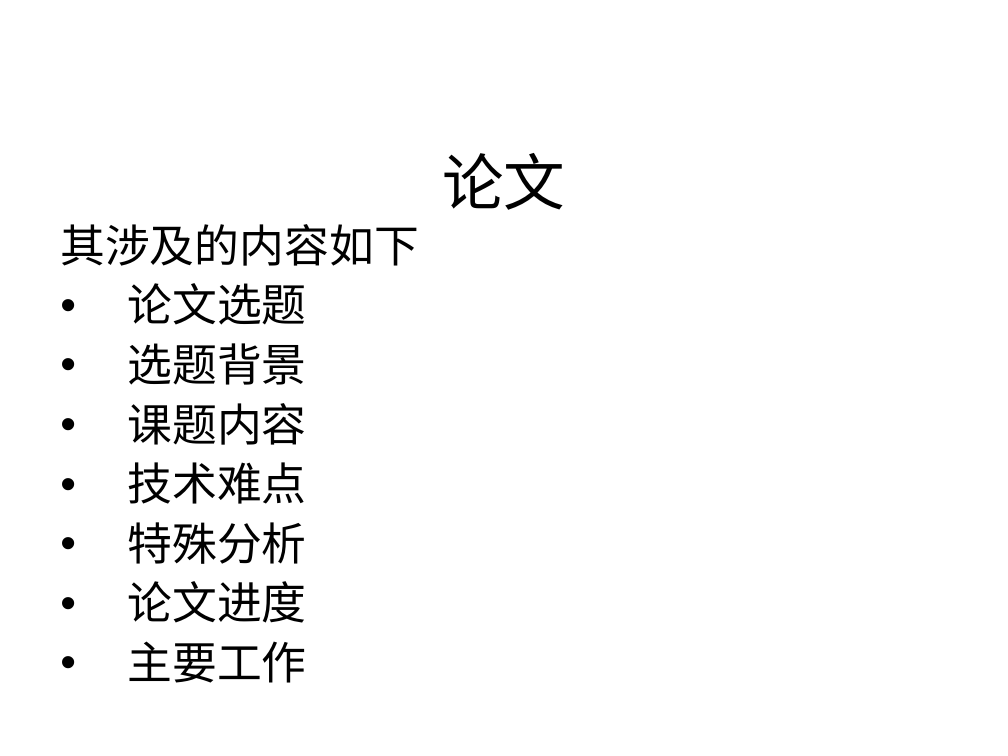
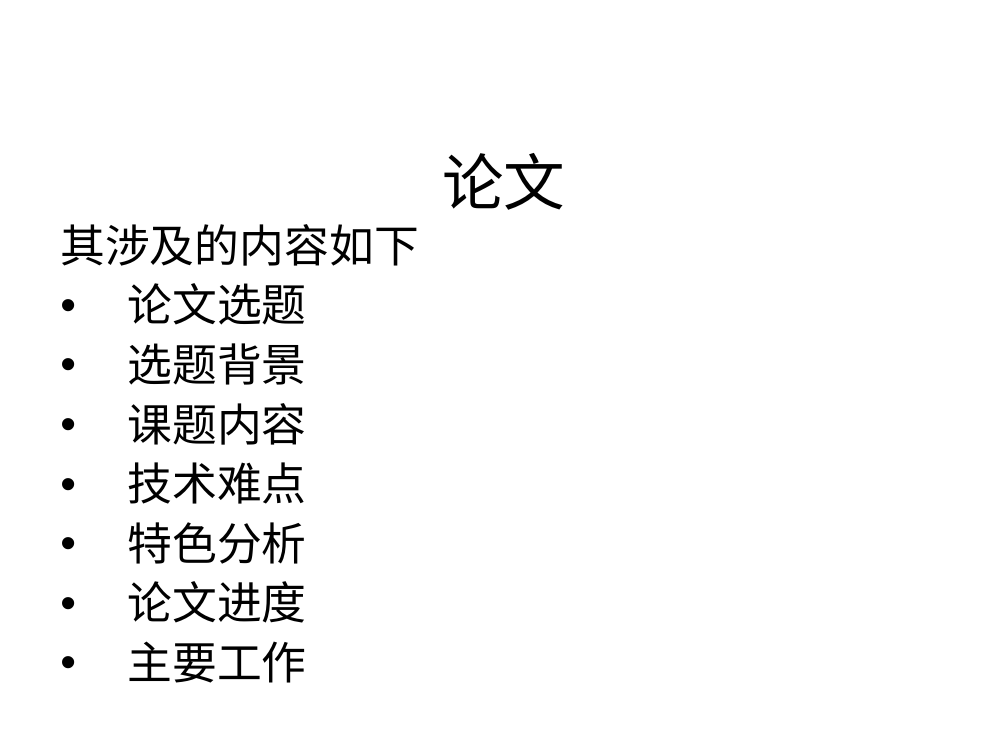
Before and after one commit to liaoliaoanxiao/mediumRepy, a slide deck: slide 7 of 中期答辩.ppt. Drawn at 1008x756 pixels with LibreOffice and Linux fonts; fonts in the diff are those of the drawing; background and template pictures are left out. Boxes give left, top, right and bottom in pixels: in the first picture for what was removed or moved away, otherwise in the second. Text is boxed around its words. In the diff, an @@ line names an element or a change of style, - is before the commit and + after.

```diff
--- a/中期答辩.ppt
+++ b/中期答辩.ppt
@@ text at [128, 522, 307, 564]: text changed @@
-• 特殊分析
+• 特色分析
```
Also in this commit, not shown: 6 other slides changed, 1 slide added, 1 slide removed.
